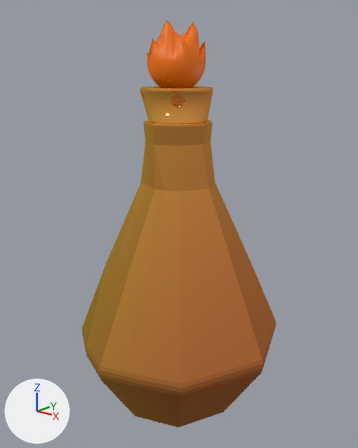
What one commit did to the Blender file m_lamp_oil9.blend.
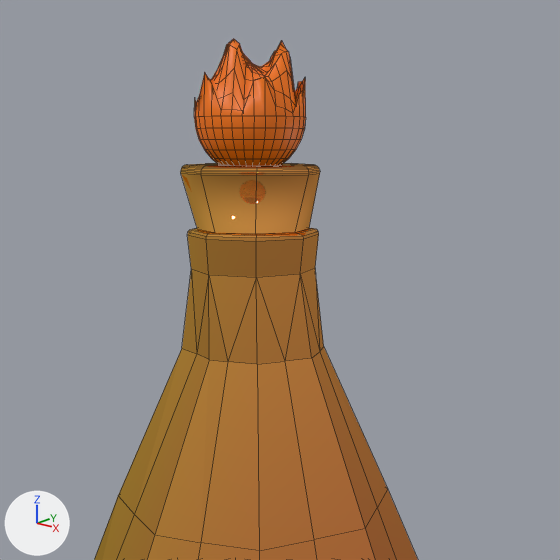
Each version appears first whole from a camera (50 mm lens) standing at (2.29, -1.05, 2.61) and looking at (-0.47, 2.13, 1.34), and next in a close-up on the part from 13% to 95% of the width and 0% to 66% of the height. The lights are fixed; the arrows at lower left show +X, +Y and +Z. The close-ups show mesh edges as thin lines.
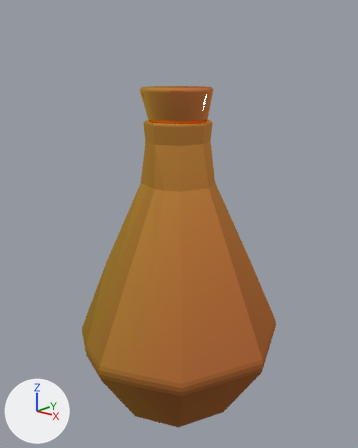
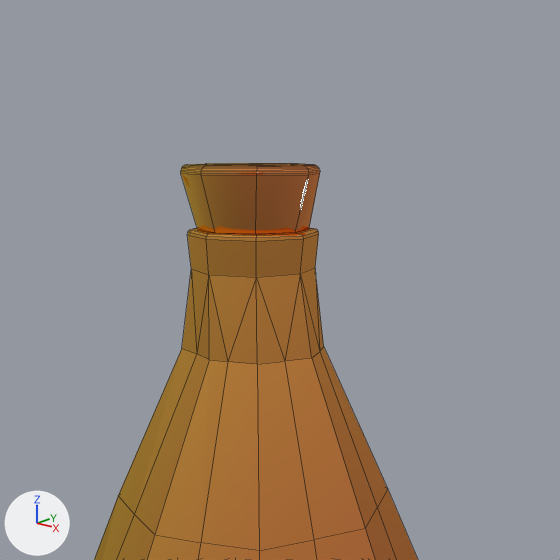
Diff of the bpy script that builds the scene:
```diff
--- a/m_lamp_oil9.blend.py
+++ b/m_lamp_oil9.blend.py
@@ me_circle_005 @@
 # used by ob_circle; location = (-0.505, 2.102, -0.326)
-me_circle_005.from_pydata(...)  # 248 vertices, 272 faces; spans x -0.95..0.98, y -0.95..0.98, z 0.0..2.84
+me_circle_005.from_pydata(...)  # 177 vertices, 198 faces; spans x -0.95..0.98, y -0.95..0.98, z 0.0..2.56
+# me_circle_005 part 1
+# 73 vertices are removed from x -0.31..0.32, y -0.27..0.35, z 2.8..2.84
+# 76 faces are deleted
 me_circle_005.materials.append(mat_material)
@@ me_circle_001 @@
+me_circle_001.from_pydata(...)  # 81 vertices, 76 faces; spans x -0.311..0.315, y -0.267..0.347, z 2.563..2.838
+me_circle_001.materials.append(mat_material)
@@ ob_sphere @@
-ob_sphere = bpy.data.objects.new('Sphere', me_sphere)
-ob_sphere.location = (-0.518, 2.157, 2.705)
-ob_sphere.scale = (0.239, 0.239, 0.239)
@@ ob_circle_001 @@
+ob_circle_001 = bpy.data.objects.new('Circle.001', me_circle_001)
+ob_circle_001.location = (-0.505, 2.102, -0.326)
```

Changed parts and their boxes (x1, y1, x2, y2) in the close-ups (560 x 560 px):
'Circle', reshaped: before (94, 163, 418, 560); after (94, 228, 418, 560)
'Sphere', deleted (orange): before (194, 39, 306, 165)
'Circle.001', added: after (181, 163, 320, 234)
part 1 of me_circle_005, deleted (brown): before (181, 163, 320, 234)
